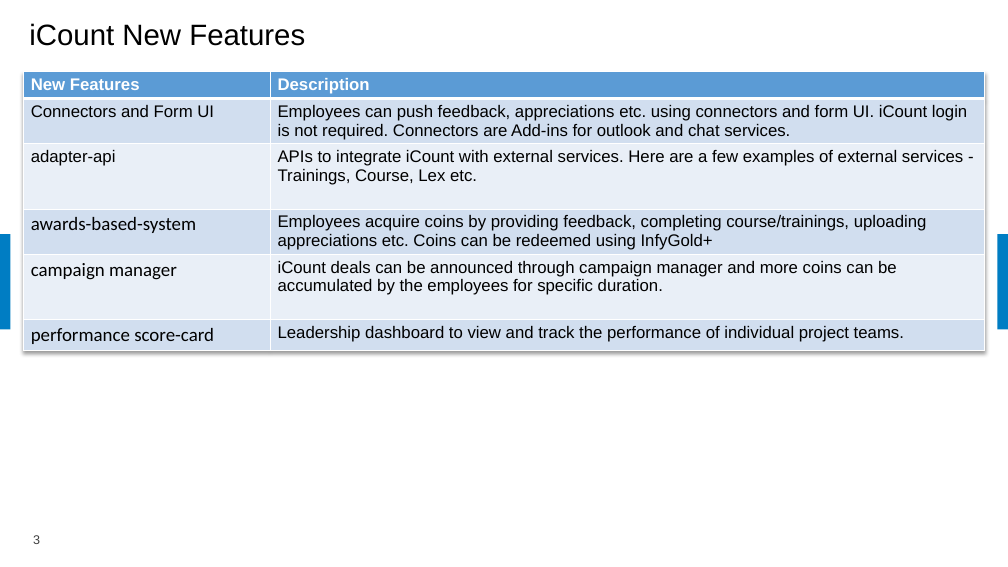
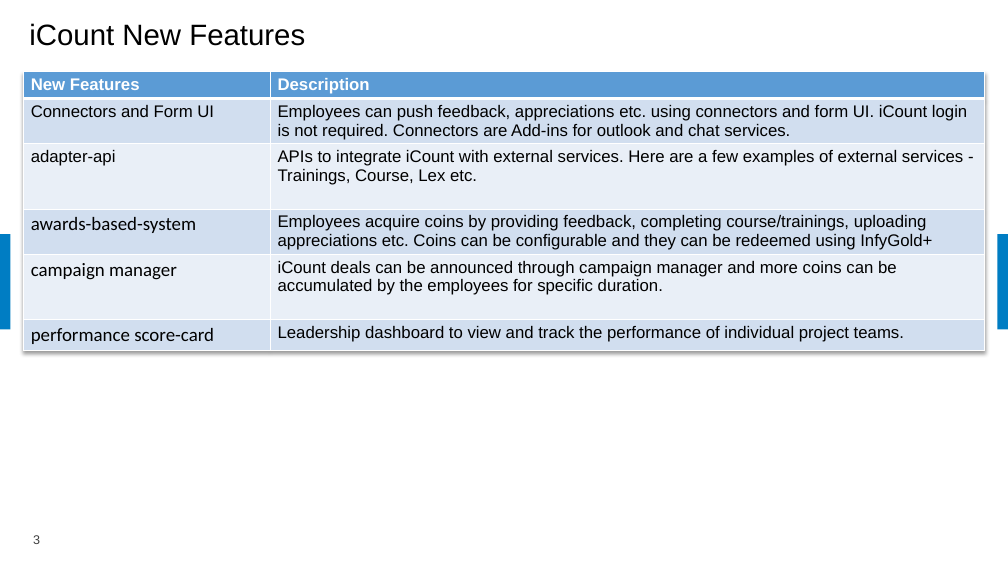
Before and after one commit to samratbasu2019/iSoreDesignArtifacts, a slide deck: slide 3 of iSolve-iCount-Hackathon_Solution.pptx. Drawn at 1008x567 pixels with LibreOffice and Linux fonts; fonts in the diff are those of the drawing; background and template pictures are left out. Boxes give left, top, right and bottom in pixels: in the first picture for what was removed or moved away, otherwise in the second. Text is boxed around its words. In the diff, an @@ line names an element or a change of style, - is before the commit and + after.

Commit message:
included new features

```diff
--- a/iSolve-iCount-Hackathon_Solution.pptx
+++ b/iSolve-iCount-Hackathon_Solution.pptx
@@ table at (x1=23, y1=71, x2=985, y2=355) @@
-row 4, column 2: Employees acquire coins by providing feedback, completing course/trainings, uploading appreciations etc. Coins can be redeemed using InfyGold+
+row 4, column 2: Employees acquire coins by providing feedback, completing course/trainings, uploading appreciations etc. Coins can be configurable and they can be redeemed using InfyGold+
```
